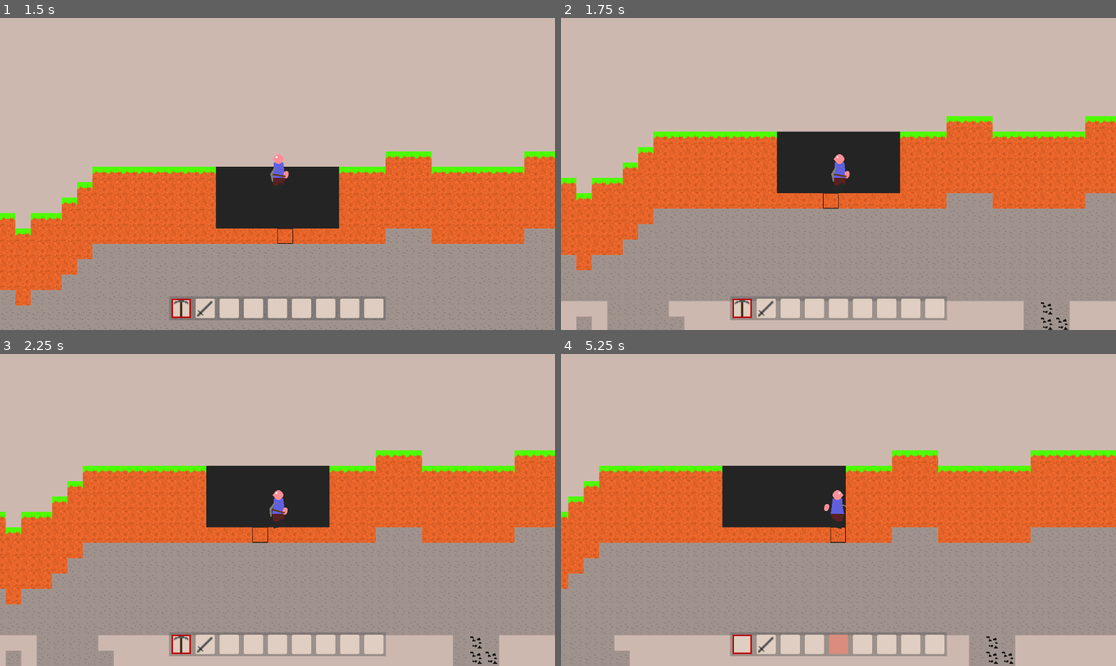
Above: before the commit, frames 1-4 (two rows, left to right).
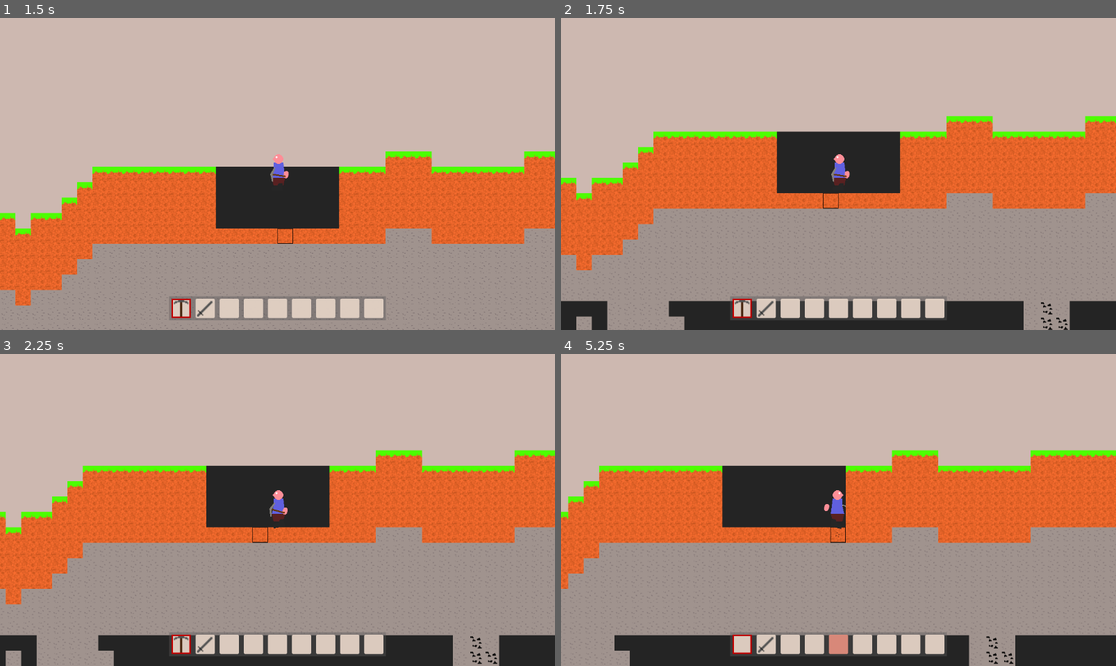
Above: after the commit, the same moments.

Repository: Griiimon/2D-Mining-Sandbox
Game: Godot game, scene res://game/startup.tscn
Two runs of this game, one before a commit and one after it. Both use one fixed random seed, a clock stepped at 60 frames per second and the inputs below. The engine's default icon, where the game draws it, is replaced by a stand-in: a white triangle on a blue panel in a dark square.
Inputs (mouse positions are in pixels of both pictures, inside the frame that each line leads up to):
- Up to frame 1 (1.5 s): click (210, 217) at 0.52 s; type "12" at 0.6 s; click "Play" at 1.25 s
- Up to frame 2 (1.75 s): no input
- Up to frame 3 (2.25 s): tap Enter at 2 s; move the mouse to (183, 644) at 2.02 s; hold D (right) from 2.03 s (still down); click (183, 644) at 2.1 s
- Up to frame 4 (5.25 s): tap Up (jump) at 2.27, 3.02, 4.52 s; move the mouse to (766, 644) at 2.77 s; tap F (change_block_state) at 2.85 s; click (766, 644) at 2.92 s; move the mouse to (788, 644) at 3.52 s; release D (right) at 3.53 s; hold A (left) 3.53-4.28 s; tap X (drop_item) at 3.6 s; click (788, 644) at 3.67 s; move the mouse to (816, 644) at 4.27 s; hold D (right) from 4.28 s (still down); tap E (next_hotbar_item) at 4.35 s; click (816, 644) at 4.42 s; move the mouse to (838, 644) at 5.02 s; tap Q (previous_hotbar_item) at 5.1 s; click (838, 644) at 5.17 s

Frame 1 is identical in both runs. In frame 2, 5.7% of the frame differs, in the area x 0-100%, y 90-100%; in frame 3, 6.0%; in frame 4, 6.2%, in the area x 9-100%, y 89-100%.

Commit message:
Update large_caves.tres

Diff:
--- a/game/world/terrain generator/generators/large_caves.tres
+++ b/game/world/terrain generator/generators/large_caves.tres
@@ -24,6 +24,7 @@
 min_height = -100
 max_height = 1024
 distribution = SubResource("Resource_qdcf6")
+is_cave = false
 ignore_height = false
 
 [sub_resource type="FastNoiseLite" id="FastNoiseLite_j2pit"]
@@ -40,6 +41,7 @@
 min_height = 0
 max_height = 1024
 distribution = SubResource("Resource_q0alk")
+is_cave = false
 ignore_height = false
 
 [sub_resource type="FastNoiseLite" id="FastNoiseLite_6egp1"]
@@ -56,6 +58,7 @@
 min_height = 0
 max_height = 1024
 distribution = SubResource("Resource_hfx3x")
+is_cave = false
 ignore_height = false
 
 [sub_resource type="FastNoiseLite" id="FastNoiseLite_5lybx"]
@@ -73,6 +76,7 @@
 min_height = 0
 max_height = 1024
 distribution = SubResource("Resource_b0jq7")
+is_cave = false
 ignore_height = false
 
 [sub_resource type="FastNoiseLite" id="FastNoiseLite_6losj"]
@@ -95,6 +99,7 @@
 min_height = 0
 max_height = 1024
 distribution = SubResource("Resource_kx2jn")
+is_cave = true
 ignore_height = false
 
 [sub_resource type="FastNoiseLite" id="FastNoiseLite_3f4av"]
@@ -114,6 +119,7 @@
 min_height = -20
 max_height = 10
 distribution = SubResource("Resource_o38dw")
+is_cave = false
 ignore_height = false
 height_curve = SubResource("Curve_ghaag")
 
